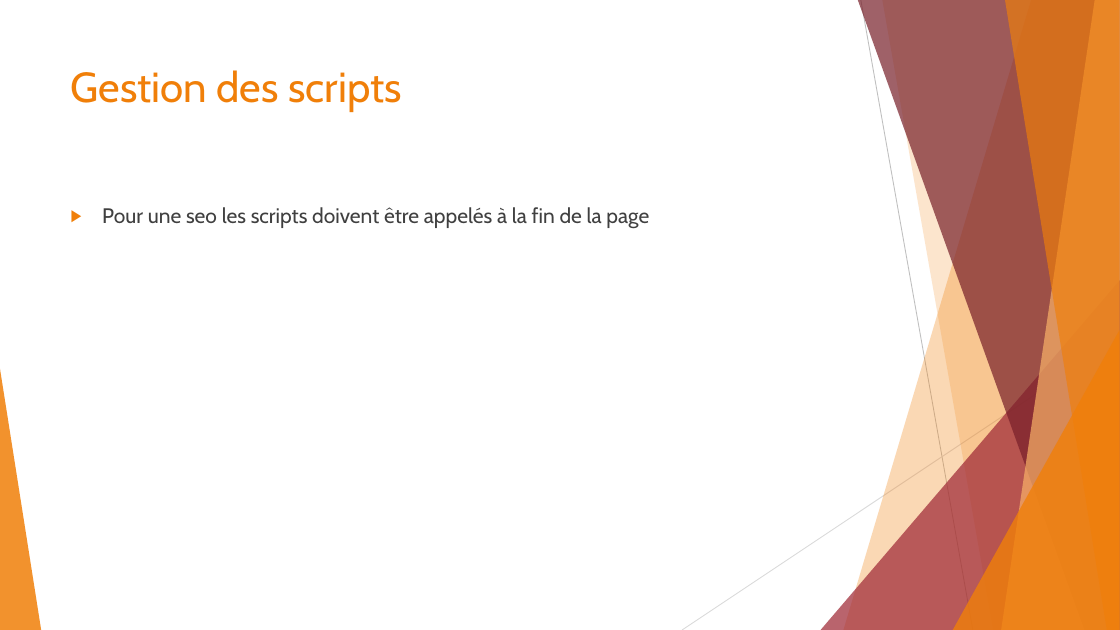
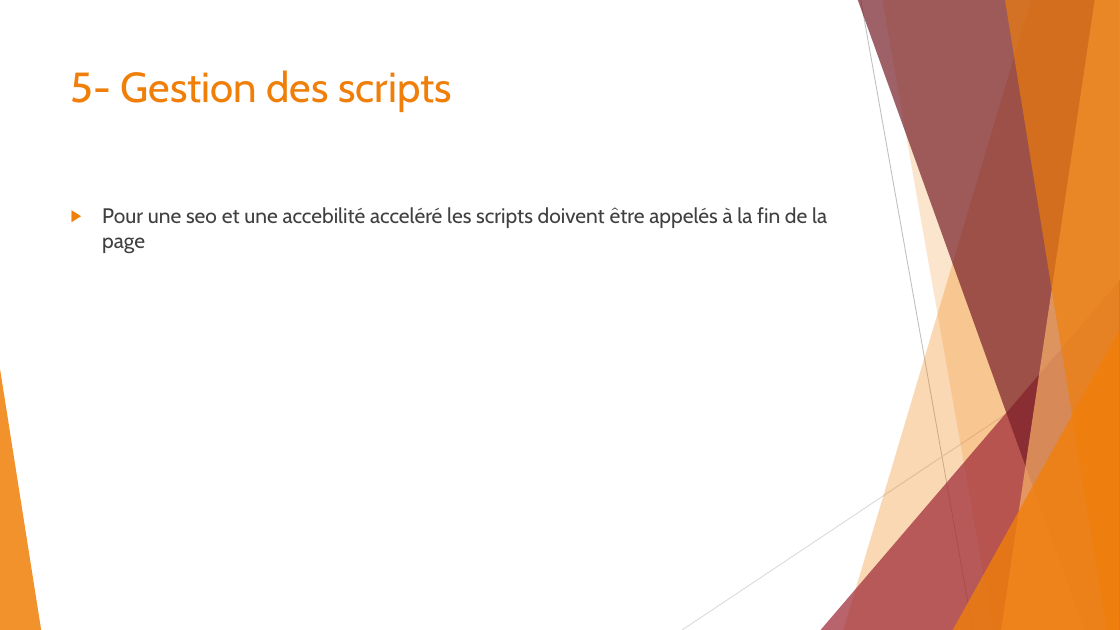
Before and after one commit to Nawak34/Chouette, a slide deck: slide 14 of LA CHOUETTE.pptx (slide 12 before the commit). Drawn at 1120x630 pixels with LibreOffice and Linux fonts; fonts in the diff are those of the drawing. Boxes give left, top, right and bottom in pixels: in the first picture for what was removed or moved away, otherwise in the second. Text is boxed around its words. In the diff, an @@ line names an element or a change of style, - is before the commit and + after.

```diff
--- a/LA CHOUETTE.pptx
+++ b/LA CHOUETTE.pptx
@@ title at [71, 70, 451, 112]: text changed @@
-Gestion des scripts
+5- Gestion des scripts
@@ text at [102, 207, 827, 253]: text changed @@
-▶ Pour une seo les scripts doivent être appelés à la fin de la page
+▶ Pour une seo et une accebilité acceléré les scripts doivent être appelés à la fin de la page
```
Also in this commit, not shown: 3 other slides changed, 4 slides added, 1 slide removed, 11 other files.
